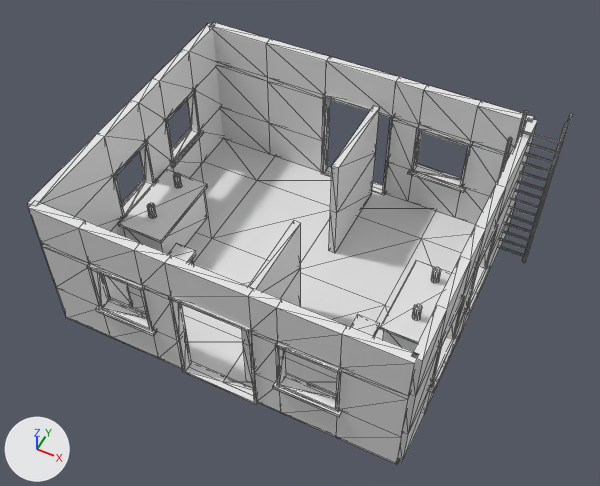
Renders of the OBJ model verdant-exchange-r1/Assets/botanical-genetics-laboratory-state-2.obj from each side of a commit.
The view is the same before and after, from a 50 mm camera at (5.03, -9.85, 13.38) aimed at (0.33, -0.44, 1.62). Arrows for +X, +Y and +Z are at lower left; the lights stay in place. The first picture is the older version. Mesh edges are drawn as thin lines. Where no turn or scale is listed for an object, it has been applied to the vertices.

Names of what the first picture shows: 'botanical-genetics-laboratory-state-2'.
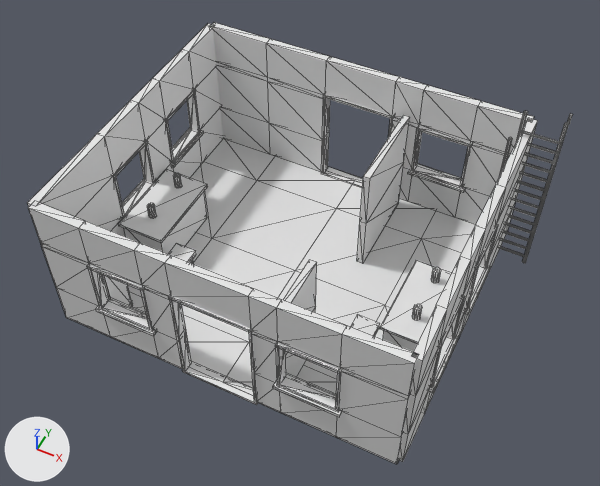
Changed parts and their boxes [x1, y1, x2, y2] in the pictures (600 x 486 px; the box of a moved part takes in the faces that stretch with it):
part 1 of me_botanical_genetics_laboratory_state_2, moved or reshaped
    before: [329, 106, 380, 253]
    after: [357, 115, 409, 263]
part 2 of me_botanical_genetics_laboratory_state_2, moved or reshaped
    before: [242, 221, 301, 383]
    after: [283, 260, 317, 377]

Patch to the scene script:
```diff
--- a/verdant-exchange-r1/Assets/botanical-genetics-laboratory-state-2.obj.py
+++ b/verdant-exchange-r1/Assets/botanical-genetics-laboratory-state-2.obj.py
@@ me_botanical_genetics_laboratory_state_2 @@
 me_botanical_genetics_laboratory_state_2.from_pydata(...)  # 1452 vertices, 2590 faces; spans x -3.67..4.2, y -3.17..3.17, z 0.0..4.0
 # used by ob_botanical_genetics_laboratory_state_2; location = (0.0, 0.0, 0.0)
+# me_botanical_genetics_laboratory_state_2 part 1: the loose piece of 12 vertices spanning x 0.38..0.52, y 0.8..2.78, z 0.15..2.61 is moved by (0.65, 0.0, 0.0)
+# me_botanical_genetics_laboratory_state_2 part 2: the loose piece of 12 vertices spanning x 0.38..0.52, y -2.78..-0.8, z 0.16..2.61 is scaled about its middle by (1, 0.646, 1), then moved by (0.65, -0.35, 0.0)
```
